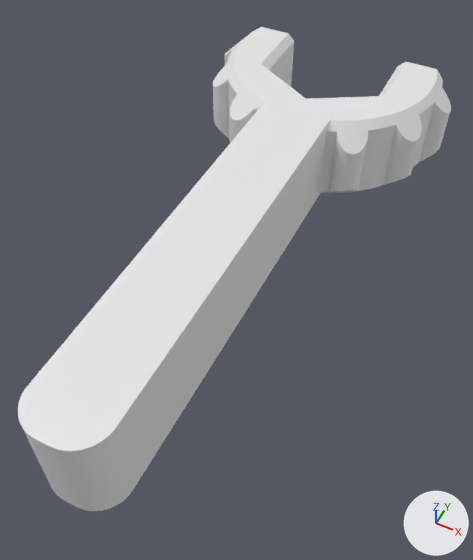
The Blender file sma-wrench/wrench.blend as it was, and as the next commit left it.
The view is the same before and after, from a 50 mm camera at (13.2, -42.1, 31.2) aimed at (0.7, -17.2, 0.1). Arrows for +X, +Y and +Z are at lower right; the lights stay in place.

Names of what the first picture shows: 'Antenna Wrench'.
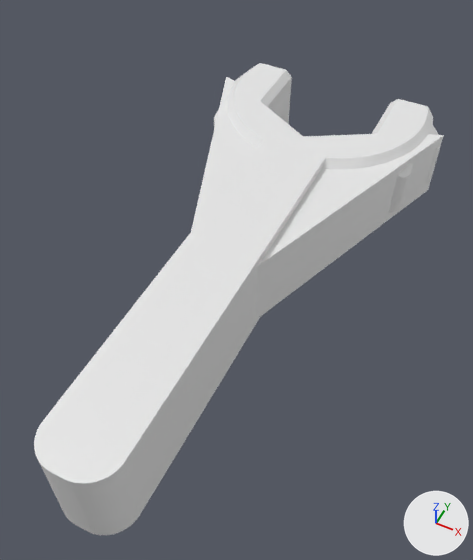
ob_empty is not drawn itself; it is used by a modifier of ob_cube.
ob_cylinder is not drawn itself; it is used by a modifier of ob_cube.
ob_cube is not drawn itself; it is used by a modifier of ob_antenna_wrench.

Boxes (x1, y1, x2, y2) around the edits, measured in the pictures (473 x 560 px; the box of a moved part takes in the faces that stretch with it):
'Antenna Wrench', reshaped, moved, rescaled, turned, modifiers changed
    before: (18, 27, 451, 511)
    after: (34, 63, 444, 535)
part 1 of me_cube_001, moved or reshaped (not visible before)
    after: (191, 77, 444, 319)

The change, as a diff of the scene's bpy script:
```diff
--- a/sma-wrench/wrench.blend.py
+++ b/sma-wrench/wrench.blend.py
@@ me_cube_001 @@
 # used by ob_cube; location = (-0.0569, -6.126, 6.196); rotation_euler = (0.0, 0.0, 0.358), in degrees (0, 0, 21); scale = (5.04, 5.04, 5.04)
-me_cube_001.from_pydata(...)  # 8 vertices, 6 faces; spans x -1.0..1.0, y -1.0..1.0, z -1.0..1.0
+me_cube_001.from_pydata(...)  # 6 vertices, 5 faces; spans x -1.25..0.65, y -2.31..1.25, z -1.0..1.0
+# me_cube_001 part 1: the whole mesh is rebuilt
@@ me_cylinder @@
+me_cylinder.from_pydata(...)  # a 32-sided cylinder along z spanning x -1.0..1.0, y -1.0..1.0, z -1.0..1.0
@@ ob_cube @@
 ob_cube = bpy.data.objects.new('Cube', me_cube_001)
-ob_cube.location = (-0.0569, -6.126, 6.196)
-ob_cube.rotation_euler = (0.0, 0.0, 0.358)  # degrees (0, 0, 21)
-ob_cube.scale = (5.04, 5.04, 5.04)
+ob_cube.location = (5.607, -6.126, 0.0)
+ob_cube.scale = (5.04, 5.04, 2.58)
 ob_cube.hide_viewport = True
@@ ob_antenna_wrench @@
 ob_antenna_wrench = bpy.data.objects.new('Antenna Wrench', me_antenna_wrench)
-ob_antenna_wrench.location = (5.26, 0.0, 0.0)
+ob_antenna_wrench.location = (5.26, 0.0, -3.1)
+_m = ob_antenna_wrench.modifiers.new('Boolean', 'BOOLEAN')
+_m.object = ob_cube
+_m.operation = 'UNION'
+_m.solver = 'FLOAT'
@@ ob_cylinder @@
+ob_cylinder = bpy.data.objects.new('Cylinder', me_cylinder)
+ob_cylinder.location = (-0.00548, -1.302, -1.075)
+ob_cylinder.scale = (5.13, 5.13, 9.99)
+ob_cylinder.hide_viewport = True
@@ ob_empty @@
+ob_empty = bpy.data.objects.new('Empty', None)
+ob_empty.location = (0.0, 0.0, 0.0)
+ob_empty.hide_viewport = True
```
